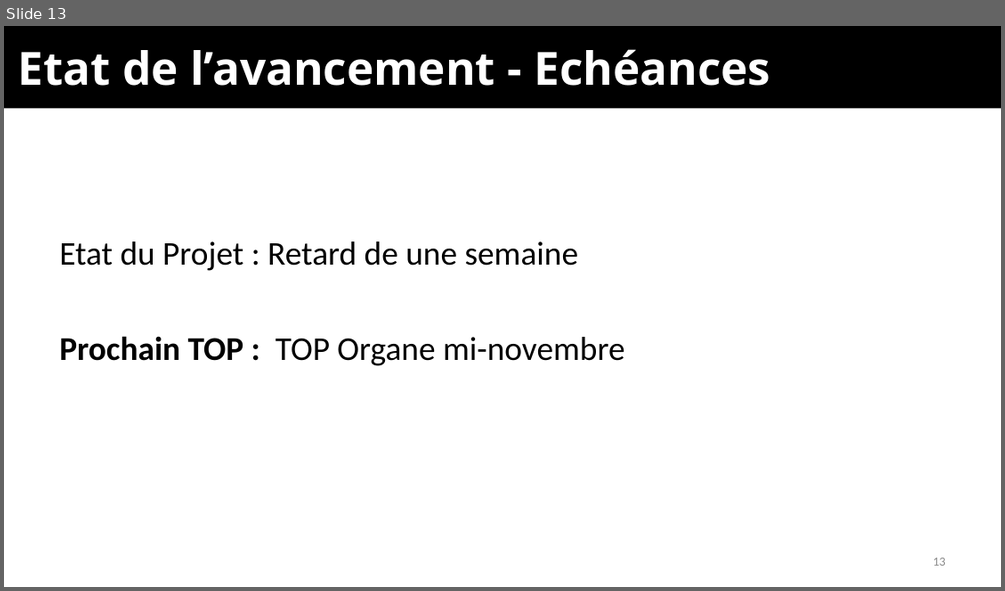
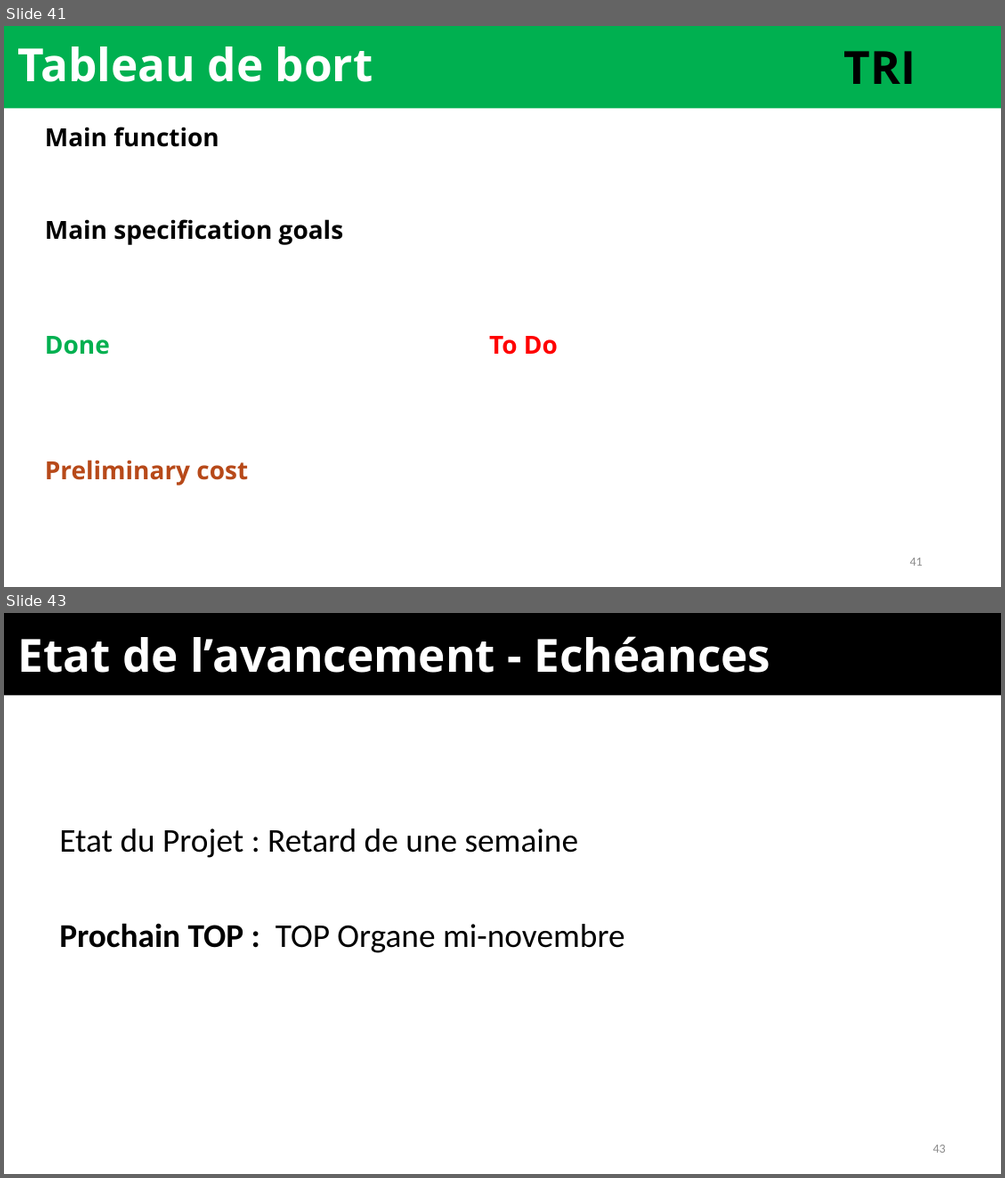
Before and after one commit to EOSCogniton/Ressources2020, a slide deck: TO_TOPs/05_Top_Synth/Template v2.0.pptx. Shown one above the other, each under a label of ours: slide 13 before the commit, slides 41 and 43 after it; the slides between them are not shown. The pictures are 1005x591 and 1005x1178 pixels, drawn with LibreOffice and Linux fonts; fonts in the diff are those of the drawing; background and template pictures are left out. Boxes give left, top, right and bottom in pixels: in the first picture for what was removed or moved away, otherwise in the second. Text is boxed around its words. In the diff, an @@ line names an element or a change of style, - is before the commit and + after.

```diff
--- a/TO_TOPs/05_Top_Synth/Template v2.0.pptx
+++ b/TO_TOPs/05_Top_Synth/Template v2.0.pptx
@@ slide 41 added at [4, 26, 1001, 587], background #FFFFFF @@
@@ rectangle added at [4, 26, 1001, 109], fill #00B050 @@
@@ title added at [18, 46, 373, 82], 33 pt, text #FFFFFF, bold @@
+Tableau de bort
@@ text added at [843, 51, 915, 84], 33 pt, text #000000, bold @@
+TRI
@@ text added at [45, 127, 218, 147], 18 pt, text #000000, bold @@
+Main function
@@ text added at [45, 219, 343, 245], 18 pt, text #000000, bold @@
+Main specification goals
@@ text added at [45, 336, 110, 354], 18 pt, text #00B050, bold @@
+Done
@@ text added at [489, 336, 558, 354], 18 pt, text #FF0000, bold @@
+To Do
@@ text added at [45, 459, 248, 485], 18 pt, text #B74919, bold @@
+Preliminary cost
@@ page number added at [910, 557, 922, 565], 9 pt, text #8C8C8C @@
+41
@@ what was slide 13 is now slide 43 @@
@@ page number at [933, 1144, 946, 1152]: text changed @@
-13
+43
```
Also in this commit, not shown: 1 slide changed, 39 other slides added, 10 slides removed, 1 other file.
